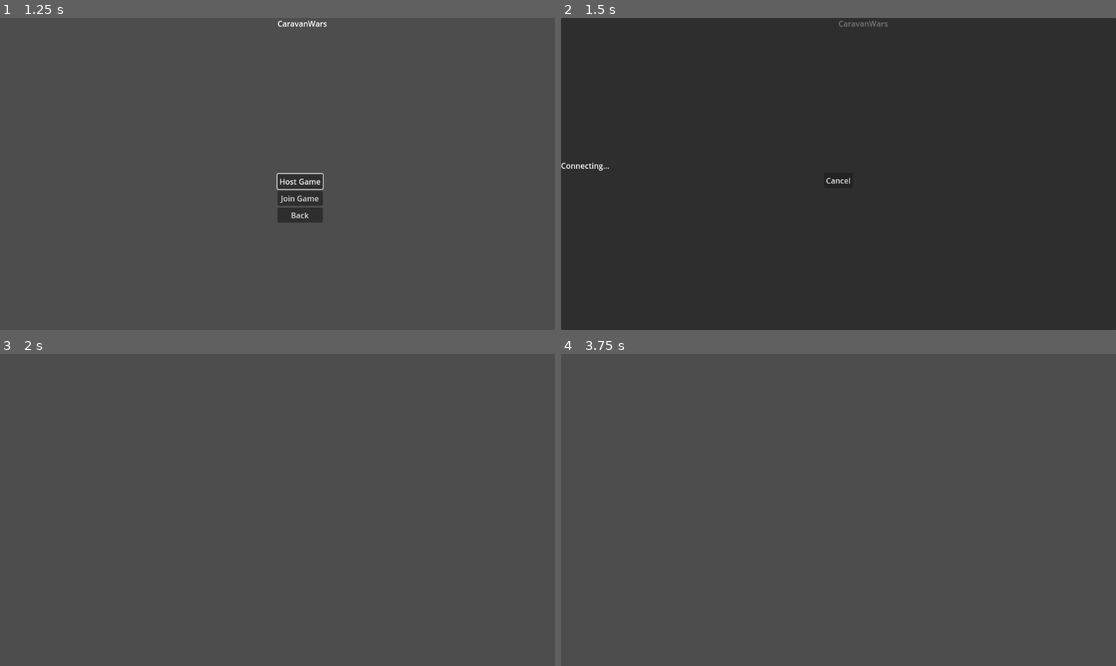
Above: before the commit, frames 1-4 (two rows, left to right).
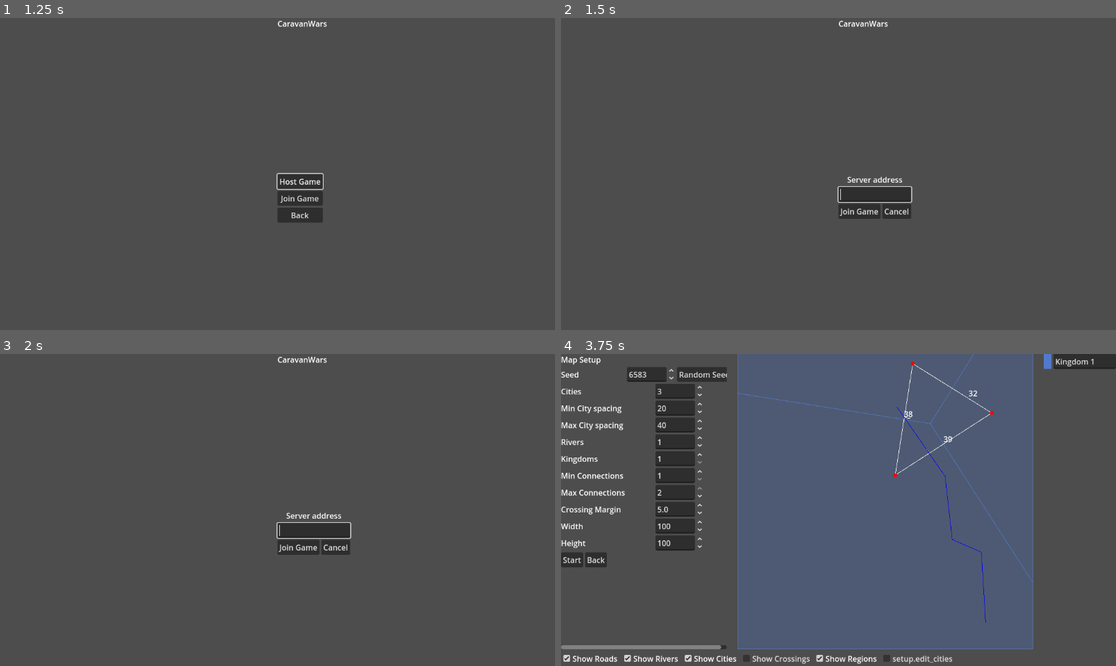
Above: after the commit, the same moments.

Repository: sepa79/CaravanWars
Game: Godot game, scene res://scenes/Main.tscn
Two runs of this game, one before a commit and one after it. Both use one fixed random seed, a clock stepped at 60 frames per second and the inputs below.
Inputs (mouse positions are in pixels of both pictures, inside the frame that each line leads up to):
- Up to frame 1 (1.25 s): click "Multiplayer" at 0.5 s
- Up to frame 2 (1.5 s): click "Join Game" at 1.25 s
- Up to frame 3 (2 s): no input
- Up to frame 4 (3.75 s): click (899, 547) at 2 s, where only the run after the commit has a clickable "Cancel"; click (860, 550) at 2.75 s, where only the run after the commit has a clickable "Back"; click (871, 516) at 3.5 s, where only the run after the commit has a clickable "Single Player"

Frame 1 is identical in both runs. In frame 2, 99% of the frame differs, in the area x 0-100%, y 0-100%; in frame 3, 1.4%; in frame 4, 58%.

Commit message:
feat: add join address and connection errors

Diff:
--- a/game/autoload/Net.gd
+++ b/game/autoload/Net.gd
@@ -9,14 +9,24 @@
 const STATE_READY := "READY"
 const STATE_GAME := "GAME"
 const STATE_FAILED := "FAILED"
+const HANDSHAKE_TIMEOUT := 5.0
 
 var state: String = STATE_MENU
 var last_action: Callable = func() -> void: pass
 var fail_reason: String = ""
 var run_mode: String = ""
+var _handshake_timer: Timer
 
 func _log(msg: String) -> void:
     print("[Net] %s" % msg)
+
+func _ready() -> void:
+    _handshake_timer = Timer.new()
+    _handshake_timer.one_shot = true
+    add_child(_handshake_timer)
+    _handshake_timer.timeout.connect(func():
+        fail("errors.timeout")
+    )
 
 func _set_state(new_state: String) -> void:
     _log("state -> %s" % new_state)
@@ -25,25 +35,34 @@
 
 func start_singleplayer() -> void:
     _log("start_singleplayer")
+    run_mode = "single"
     last_action = start_singleplayer
     _set_state(STATE_CONNECTING_STARTING_HOST)
+    _handshake_timer.start(HANDSHAKE_TIMEOUT)
     get_tree().create_timer(0.5).timeout.connect(func():
+        _handshake_timer.stop()
         _set_state(STATE_READY)
     )
 
 func start_host() -> void:
     _log("start_host")
+    run_mode = "host"
     last_action = start_host
     _set_state(STATE_CONNECTING_STARTING_HOST)
+    _handshake_timer.start(HANDSHAKE_TIMEOUT)
     get_tree().create_timer(0.5).timeout.connect(func():
+        _handshake_timer.stop()
         _set_state(STATE_READY)
     )
 
 func start_join(address: String) -> void:
     _log("start_join %s" % address)
+    run_mode = "join"
     last_action = func() -> void: start_join(address)
     _set_state(STATE_CONNECTING_JOINING_HOST)
+    _handshake_timer.start(HANDSHAKE_TIMEOUT)
     get_tree().create_timer(0.5).timeout.connect(func():
+        _handshake_timer.stop()
         _set_state(STATE_READY)
     )
 
@@ -57,8 +76,10 @@
 func fail(reason: String) -> void:
     _log("fail: %s" % reason)
     fail_reason = reason
+    _handshake_timer.stop()
     _set_state(STATE_FAILED)
 
 func reset() -> void:
     _log("reset")
+    _handshake_timer.stop()
     _set_state(STATE_MENU)
--- a/game/i18n/en.cfg
+++ b/game/i18n/en.cfg
@@ -14,6 +14,7 @@
 menu.not_available="Not available yet"
 menu.version="Version"
 menu.build_type="Build"
+menu.address="Server address"
 
 common.ok="OK"
 common.cancel="Cancel"
--- a/game/i18n/pl.cfg
+++ b/game/i18n/pl.cfg
@@ -14,6 +14,7 @@
 menu.not_available="Jeszcze niedostępne"
 menu.version="Wersja"
 menu.build_type="Kompilacja"
+menu.address="Adres serwera"
 
 common.ok="OK"
 common.cancel="Anuluj"
--- a/game/scenes/Connecting.gd
+++ b/game/scenes/Connecting.gd
@@ -35,18 +35,23 @@
         Net.STATE_CONNECTING_STARTING_HOST:
             status_label.text = I18N.t("net.hosting_session")
             retry_button.visible = false
+            retry_button.disabled = true
         Net.STATE_CONNECTING_JOINING_HOST:
             status_label.text = I18N.t("net.connecting")
             retry_button.visible = false
+            retry_button.disabled = true
         Net.STATE_CONNECTING_RETRYING:
             status_label.text = I18N.t("net.retrying")
             retry_button.visible = false
+            retry_button.disabled = true
         Net.STATE_FAILED:
-            status_label.text = I18N.t("errors.generic")
+            status_label.text = I18N.t(Net.fail_reason)
             retry_button.visible = true
+            retry_button.disabled = false
         _:
             status_label.text = ""
             retry_button.visible = false
+            retry_button.disabled = true
 
 func _on_retry_pressed() -> void:
     _log("retry pressed")
--- a/game/scenes/StartMenu.gd
+++ b/game/scenes/StartMenu.gd
@@ -5,6 +5,11 @@
 @onready var multiplayer_menu: VBoxContainer = $MultiplayerMenu
 @onready var not_available_panel: Panel = $NotAvailable
 @onready var not_available_label: Label = $NotAvailable/Label
+@onready var join_address_panel: Panel = $JoinAddress
+@onready var join_address_label: Label = $JoinAddress/VBoxContainer/AddressLabel
+@onready var join_address_input: LineEdit = $JoinAddress/VBoxContainer/AddressInput
+@onready var join_address_join_button: Button = $JoinAddress/VBoxContainer/Buttons/Join
+@onready var join_address_cancel_button: Button = $JoinAddress/VBoxContainer/Buttons/Cancel
 @onready var version_label: Label = $Version
 @onready var connecting_ui: Control = preload("res://scenes/Connecting.tscn").instantiate()
 
@@ -34,6 +39,9 @@
     multiplayer_menu.get_node("Join").text = I18N.t("menu.join")
     multiplayer_menu.get_node("Back").text = I18N.t("menu.back")
     not_available_label.text = I18N.t("menu.not_available")
+    join_address_label.text = I18N.t("menu.address")
+    join_address_join_button.text = I18N.t("menu.join")
+    join_address_cancel_button.text = I18N.t("common.cancel")
     var build_type := "Debug" if OS.is_debug_build() else "Release"
     version_label.text = "%s %s\n%s %s" % [I18N.t("menu.version"), ProjectSettings.get_setting("application/config/version"), I18N.t("menu.build_type"), build_type]
 
@@ -46,6 +54,7 @@
     _log("multiplayer pressed")
     main_menu.visible = false
     multiplayer_menu.visible = true
+    join_address_panel.visible = false
     not_available_panel.visible = false
     multiplayer_menu.get_node("Host").grab_focus()
 
@@ -68,35 +77,57 @@
 
 func _on_join_pressed() -> void:
     _log("join pressed")
-    Net.start_join("")
+    if join_address_panel.visible:
+        var address := join_address_input.text.strip_edges()
+        join_address_panel.visible = false
+        Net.start_join(address)
+    else:
+        multiplayer_menu.visible = false
+        join_address_panel.visible = true
+        join_address_input.text = ""
+        join_address_input.grab_focus()
 
 func _on_back_pressed() -> void:
     _log("back pressed")
+    join_address_panel.visible = false
     multiplayer_menu.visible = false
     main_menu.visible = true
     not_available_panel.visible = false
     main_menu.get_node("Multiplayer").grab_focus()
+
+func _on_join_cancel_pressed() -> void:
+    _log("join cancel pressed")
+    join_address_panel.visible = false
+    join_address_input.text = ""
+    multiplayer_menu.visible = true
+    multiplayer_menu.get_node("Join").grab_focus()
 
 func show_not_available() -> void:
     _log("show_not_available")
     not_available_panel.visible = true
 
 func _unhandled_input(event: InputEvent) -> void:
-    if event.is_action_pressed("ui_cancel") and multiplayer_menu.visible:
-        _on_back_pressed()
+    if event.is_action_pressed("ui_cancel"):
+        if join_address_panel.visible:
+            _on_join_cancel_pressed()
+        elif multiplayer_menu.visible:
+            _on_back_pressed()
 
 func _on_net_state_changed(state: String) -> void:
     _log("Net state changed to %s" % state)
     if state == Net.STATE_MENU:
         main_menu.visible = true
         multiplayer_menu.visible = false
+        join_address_panel.visible = false
         main_menu.get_node("Multiplayer").grab_focus()
     elif state == Net.STATE_READY:
         main_menu.visible = false
         multiplayer_menu.visible = false
+        join_address_panel.visible = false
         not_available_panel.visible = false
         App.goto_scene("res://scenes/Game.tscn")
     else:
         main_menu.visible = false
         multiplayer_menu.visible = false
+        join_address_panel.visible = false
         not_available_panel.visible = false
--- a/game/scenes/StartMenu.tscn
+++ b/game/scenes/StartMenu.tscn
@@ -80,6 +80,40 @@
 horizontal_alignment = 1
 vertical_alignment = 1
 
+[node name="JoinAddress" type="Panel" parent="."]
+visible = false
+anchor_left = 0.5
+anchor_top = 0.5
+anchor_right = 0.5
+anchor_bottom = 0.5
+margin_left = -150.0
+margin_top = -75.0
+margin_right = 150.0
+margin_bottom = 75.0
+
+[node name="VBoxContainer" type="VBoxContainer" parent="JoinAddress"]
+anchor_right = 1.0
+anchor_bottom = 1.0
+margin_left = 10.0
+margin_top = 10.0
+margin_right = -10.0
+margin_bottom = -10.0
+alignment = 1
+
+[node name="AddressLabel" type="Label" parent="JoinAddress/VBoxContainer"]
+horizontal_alignment = 1
+
+[node name="AddressInput" type="LineEdit" parent="JoinAddress/VBoxContainer"]
+
+[node name="Buttons" type="HBoxContainer" parent="JoinAddress/VBoxContainer"]
+alignment = 1
+
+[node name="Join" type="Button" parent="JoinAddress/VBoxContainer/Buttons"]
+focus_mode = 2
+
+[node name="Cancel" type="Button" parent="JoinAddress/VBoxContainer/Buttons"]
+focus_mode = 2
+
 [node name="Version" type="Label" parent="."]
 anchor_left = 1.0
 anchor_top = 1.0
@@ -100,3 +134,5 @@
 [connection signal="pressed" from="MultiplayerMenu/Host" to="." method="_on_host_pressed"]
 [connection signal="pressed" from="MultiplayerMenu/Join" to="." method="_on_join_pressed"]
 [connection signal="pressed" from="MultiplayerMenu/Back" to="." method="_on_back_pressed"]
+[connection signal="pressed" from="JoinAddress/VBoxContainer/Buttons/Join" to="." method="_on_join_pressed"]
+[connection signal="pressed" from="JoinAddress/VBoxContainer/Buttons/Cancel" to="." method="_on_join_cancel_pressed"]
Not shown, changed: CHANGELOG.md
